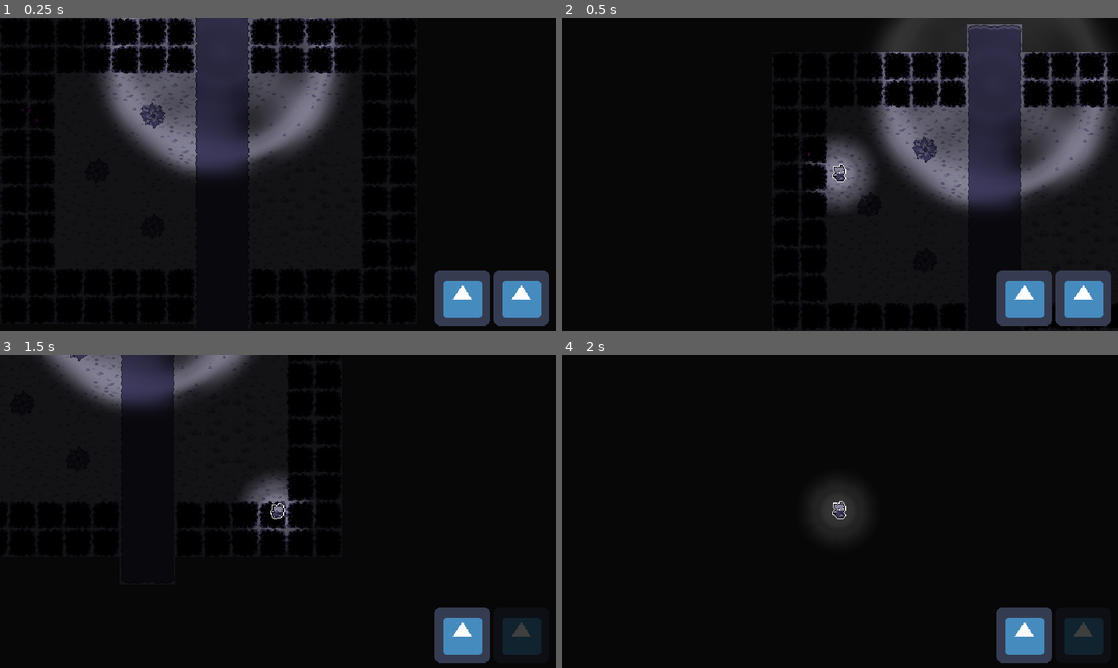
Above: before the commit, frames 1-4 (two rows, left to right).
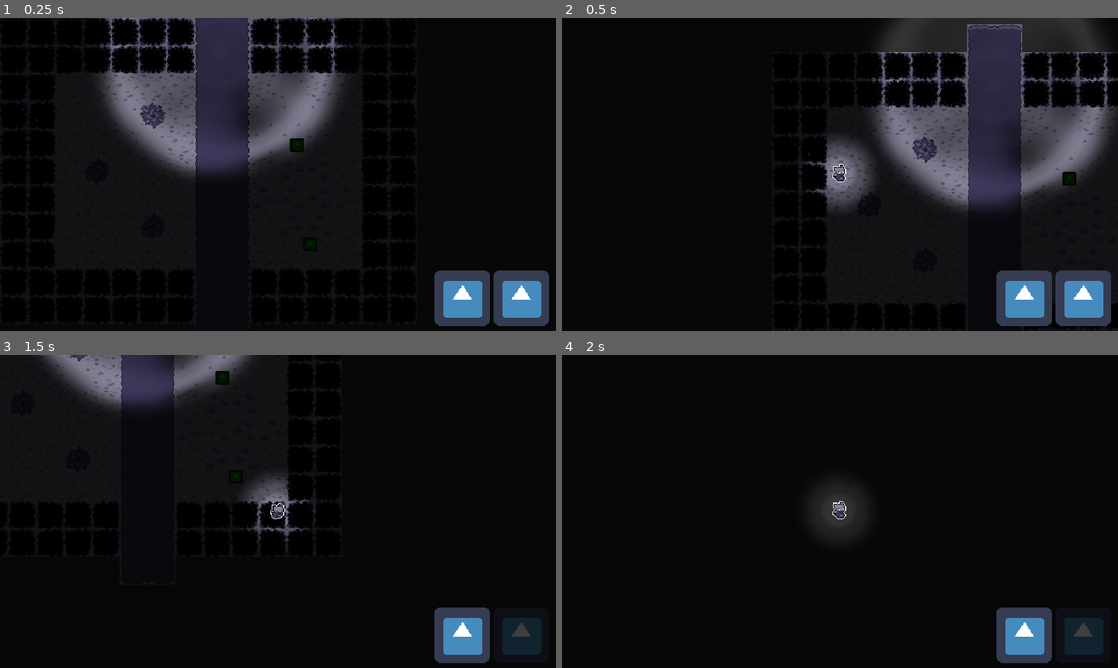
Above: after the commit, the same moments.

Repository: MNchino/LD2022
Game: Godot game, scene res://Playspace.tscn
The game is run twice, just before and just after one commit, with the same random seed, the same clock (stepped at 60 frames per second) and the same inputs. The engine's default icon, where the game draws it, is replaced by a stand-in: a white triangle on a blue panel in a dark square.
Inputs (mouse positions are in pixels of both pictures, inside the frame that each line leads up to):
- Up to frame 1 (0.25 s): no input
- Up to frame 2 (0.5 s): no input
- Up to frame 3 (1.5 s): move the mouse to (400, 495) at 0.52 s; press the mouse at (400, 495) at 0.53 s; hold D (game_right) 0.53-1.28 s; move the mouse to (166, 527) at 1.27 s; release the mouse at (166, 527) at 1.28 s; hold S (game_down) from 1.28 s (still down); tap Shift (game_dash) at 1.35 s
- Up to frame 4 (2 s): keep holding S (game_down)

The runs differ from the first frame. In frame 1, 0.1% of the frame differs, in the area x 52-55%, y 38-43%; in frame 2, 0.1%; in frame 3, 0.1%; in frame 4, nothing differs.

Commit message:
glow berries (MUMEI STANS IN THE HOUSE)

Diff:
--- /dev/null
+++ b/The Entity/Level/Glowberry/Glowberry.gd
@@ -0,0 +1,18 @@
+extends Node2D
+
+
+var active : bool = false
+
+func activate():
+	if active:
+		return
+
+	active = true
+	$AnimationPlayer.play("LightUp")
+	print('actov')
+
+func _on_LightHurtbox_area_entered(area):
+	activate()
+
+func _on_ParryHurtbox_area_entered(area):
+	GameState.reset_dashes()
--- /dev/null
+++ b/The Entity/Level/Glowberry/Glowberry.tscn
@@ -0,0 +1,71 @@
+[gd_scene load_steps=7 format=2]
+
+[ext_resource path="res://Level/Glowberry/Glowberry.gd" type="Script" id=1]
+[ext_resource path="res://icon.png" type="Texture" id=2]
+[ext_resource path="res://testlight2.png" type="Texture" id=3]
+
+[sub_resource type="CircleShape2D" id=1]
+
+[sub_resource type="Animation" id=2]
+resource_name = "LightUp"
+tracks/0/type = "value"
+tracks/0/path = NodePath("Light2D:texture_scale")
+tracks/0/interp = 1
+tracks/0/loop_wrap = true
+tracks/0/imported = false
+tracks/0/enabled = true
+tracks/0/keys = {
+"times": PoolRealArray( 0, 1 ),
+"transitions": PoolRealArray( 0.267943, 0.241484 ),
+"update": 0,
+"values": [ 0.01, 0.25 ]
+}
+
+[sub_resource type="Animation" id=3]
+length = 0.001
+tracks/0/type = "value"
+tracks/0/path = NodePath("Light2D:texture_scale")
+tracks/0/interp = 1
+tracks/0/loop_wrap = true
+tracks/0/imported = false
+tracks/0/enabled = true
+tracks/0/keys = {
+"times": PoolRealArray( 0 ),
+"transitions": PoolRealArray( 1 ),
+"update": 0,
+"values": [ 0.01 ]
+}
+
+[node name="Glowberry" type="Node2D"]
+script = ExtResource( 1 )
+
+[node name="LightHurtbox" type="Area2D" parent="."]
+collision_layer = 0
+collision_mask = 128
+
+[node name="CollisionShape2D" type="CollisionShape2D" parent="LightHurtbox"]
+shape = SubResource( 1 )
+
+[node name="ParryHurtbox" type="Area2D" parent="."]
+collision_layer = 0
+collision_mask = 8
+
+[node name="CollisionShape2D" type="CollisionShape2D" parent="ParryHurtbox"]
+shape = SubResource( 1 )
+
+[node name="Sprite" type="Sprite" parent="."]
+modulate = Color( 0.14902, 1, 0, 1 )
+light_mask = 0
+scale = Vector2( 0.25, 0.25 )
+texture = ExtResource( 2 )
+
+[node name="Light2D" type="Light2D" parent="."]
+texture = ExtResource( 3 )
+texture_scale = 0.01
+
+[node name="AnimationPlayer" type="AnimationPlayer" parent="."]
+anims/LightUp = SubResource( 2 )
+anims/RESET = SubResource( 3 )
+
+[connection signal="area_entered" from="LightHurtbox" to="." method="_on_LightHurtbox_area_entered"]
+[connection signal="area_entered" from="ParryHurtbox" to="." method="_on_ParryHurtbox_area_entered"]
--- a/The Entity/Level/LevelGeometry/LevelGeometry.tscn
+++ b/The Entity/Level/LevelGeometry/LevelGeometry.tscn
@@ -1,7 +1,8 @@
-[gd_scene load_steps=4 format=2]
+[gd_scene load_steps=5 format=2]
 
 [ext_resource path="res://Sprite/Tileset/Tileset.tres" type="TileSet" id=1]
 [ext_resource path="res://Level/Goal/Goal.tscn" type="PackedScene" id=2]
+[ext_resource path="res://Level/Glowberry/Glowberry.tscn" type="PackedScene" id=3]
 
 [sub_resource type="RectangleShape2D" id=1]
 extents = Vector2( 21, 21.5 )
@@ -23,4 +24,10 @@
 position = Vector2( 141, 237 )
 shape = SubResource( 1 )
 
+[node name="Glowberry" parent="." instance=ExtResource( 3 )]
+position = Vector2( 342, 146 )
+
+[node name="Glowberry2" parent="." instance=ExtResource( 3 )]
+position = Vector2( 357, 260 )
+
 [editable path="Goal"]
--- a/The Entity/Player/Lighterang/Lighterang.gd
+++ b/The Entity/Player/Lighterang/Lighterang.gd
@@ -1,4 +1,4 @@
-extends Node2D
+extends Area2D
 
 var particle_template = preload("res://Player/Lighterang/LightParticle.tscn")
 var rotation_speed = 270 # degrees per second
--- a/The Entity/Player/Lighterang/Lighterang.tscn
+++ b/The Entity/Player/Lighterang/Lighterang.tscn
@@ -1,10 +1,15 @@
-[gd_scene load_steps=4 format=2]
+[gd_scene load_steps=5 format=2]
 
 [ext_resource path="res://icon.png" type="Texture" id=1]
 [ext_resource path="res://test_light.png" type="Texture" id=2]
 [ext_resource path="res://Player/Lighterang/Lighterang.gd" type="Script" id=3]
 
-[node name="Lighterang" type="Node2D"]
+[sub_resource type="CircleShape2D" id=1]
+radius = 24.0
+
+[node name="Lighterang" type="Area2D"]
+collision_layer = 128
+collision_mask = 0
 script = ExtResource( 3 )
 
 [node name="Light2D" type="Light2D" parent="."]
@@ -20,4 +25,7 @@
 wait_time = 0.1
 autostart = true
 
+[node name="CollisionShape2D" type="CollisionShape2D" parent="."]
+shape = SubResource( 1 )
+
 [connection signal="timeout" from="ParticleSpawnTimer" to="." method="_on_ParticleSpawnTimer_timeout"]
--- a/The Entity/Player/Lighterang/LighterangThrower.gd
+++ b/The Entity/Player/Lighterang/LighterangThrower.gd
@@ -7,6 +7,7 @@
 func _ready():
 	$AnimationPlayer.play("Throw")
 	GameState.connect("player_died", self, "stop_player_follow")
+	GameState.connect("player_won", self, "stop_player_follow")
 
 func _physics_process(delta):
 	if can_home_player:
@@ -24,5 +25,5 @@
 	anim.track_set_enabled(anim.find_track(NodePath('Lighterang:position:x')), false)
 	anim.track_set_enabled(anim.find_track(NodePath('Lighterang:position:y')), false)
 
-func stop_player_follow():
+func stop_player_follow(player):
 	can_home_player = false
--- a/The Entity/project.godot
+++ b/The Entity/project.godot
@@ -129,6 +129,7 @@
 2d_physics/layer_5="PlayerHurtbox"
 2d_physics/layer_6="EnemyHitbox"
 2d_physics/layer_7="EnemyHurtbox"
+2d_physics/layer_8="LighterangHitbox"
 
 [physics]
 
